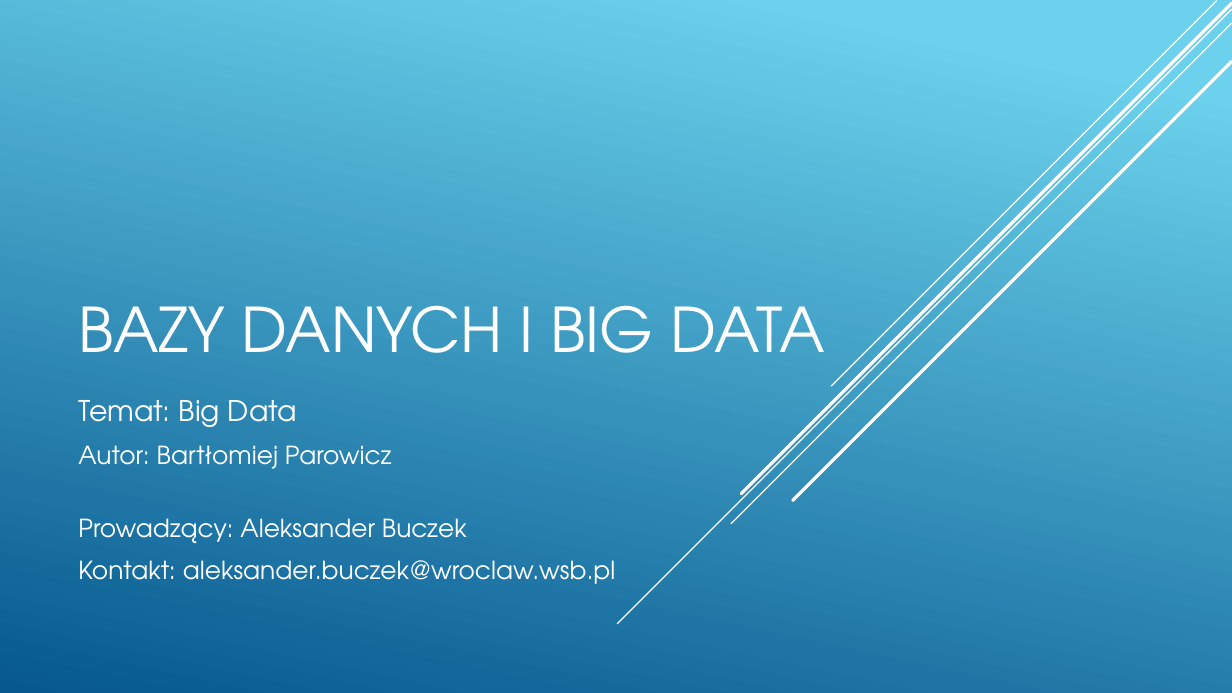
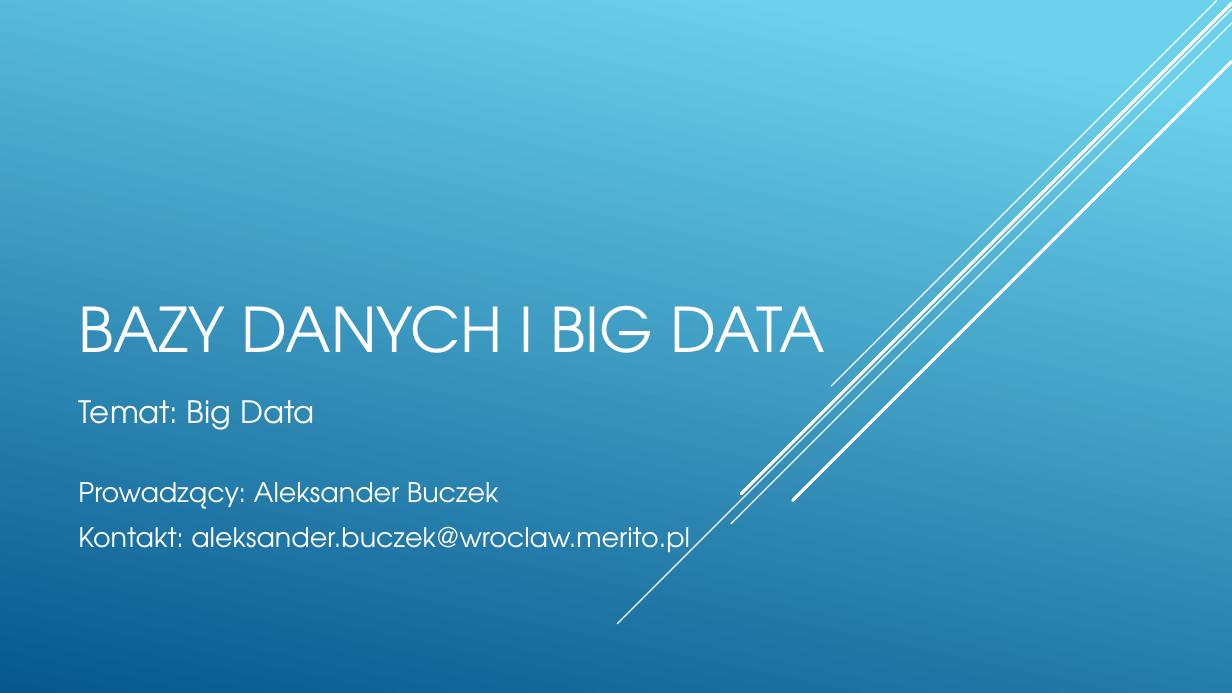
Before and after one commit to aleksanderbuczek/hadoop, a slide deck: slide 1 of materials/presentations/Big data [part 1].pptx. Drawn at 1232x693 pixels with LibreOffice and Linux fonts; fonts in the diff are those of the drawing. Boxes give left, top, right and bottom in pixels: in the first picture for what was removed or moved away, otherwise in the second. Text is boxed around its words. In the diff, an @@ line names an element or a change of style, - is before the commit and + after.

```diff
--- a/materials/presentations/Big data [part 1].pptx
+++ b/materials/presentations/Big data [part 1].pptx
@@ subtitle at [78, 400, 499, 509]: size 22.2 to 24 pt in "Temat: Big Data"; size 19.4 to 21 pt in "Prowadzący: Aleksander Buczek" @@
@@ subtitle at [78, 445, 391, 469]: paragraph removed @@
-Autor: Bartłomiej Parowicz
@@ subtitle at [78, 526, 690, 560]: text changed; size 19.4 to 21 pt @@
-Kontakt: aleksander.buczek@wroclaw.wsb.pl
+Kontakt: aleksander.buczek@wroclaw.merito.pl
```
Also in this commit, not shown: 2 other files.
